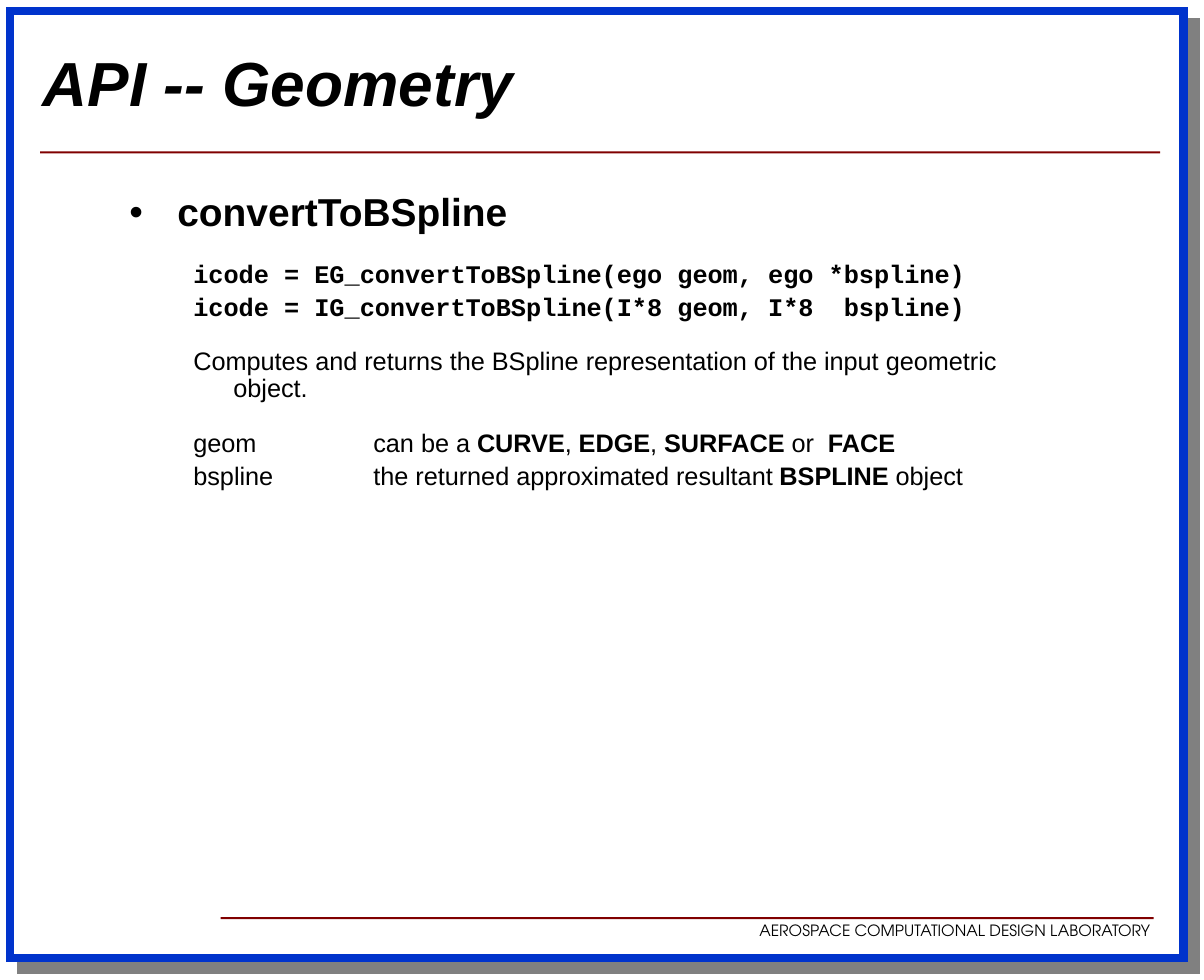
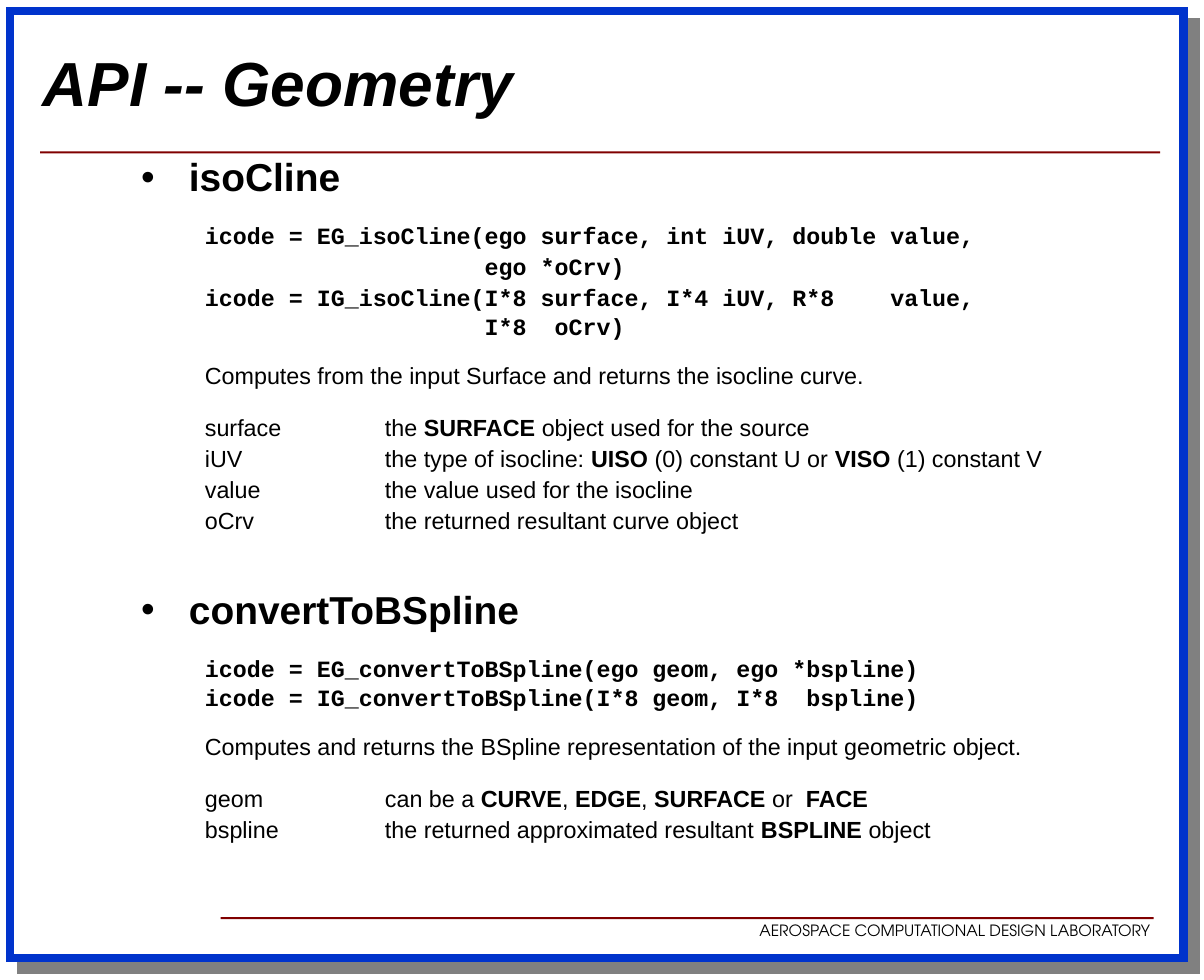
Before and after one commit to OpenMDAO/EGADS, a slide deck: slide 47 of docs/egads.ppt. Drawn at 1204x980 pixels with LibreOffice and Linux fonts; fonts in the diff are those of the drawing; background and template pictures are left out. Boxes give left, top, right and bottom in pixels: in the first picture for what was removed or moved away, otherwise in the second. Text is boxed around its words. In the diff, an @@ line names an element or a change of style, - is before the commit and + after.

```diff
--- a/docs/egads.ppt
+++ b/docs/egads.ppt
@@ text "isoCline": place and size @@
-text "isoCline" at <box>177,197,997,491</box>
+text "isoCline" at <box>189,162,1042,843</box>
@@ text at <box>189,162,1042,534</box>: paragraphs added @@
+• isoCline
+  icode = EG_isoCline(ego surface, int iUV, double value,
+  ego *oCrv)
+  icode = IG_isoCline(I*8 surface, I*4 iUV, R*8 value,
+  I*8 oCrv)
+  Computes from the input Surface and returns the isocline curve.
+  surface the SURFACE object used for the source
+  iUV the type of isocline: UISO (0) constant U or VISO (1) constant V
+  value the value used for the isocline
+  oCrv the returned resultant curve object
@@ text at <box>189,595,1022,843</box>: size 13 to 12 pt in "icode = EG_convertToBSpline(ego geom, ego *bspline)", "icode = IG_convertToBSpline(I*8 geom, I*8 bspline)", "Computes and returns the BSpline representation of ...", "geom can be a CURVE, EDGE, SURFACE ..." and 1 more places @@
```
Also in this commit, not shown: 7 other slides changed, 2 slides added, 18 other files.
